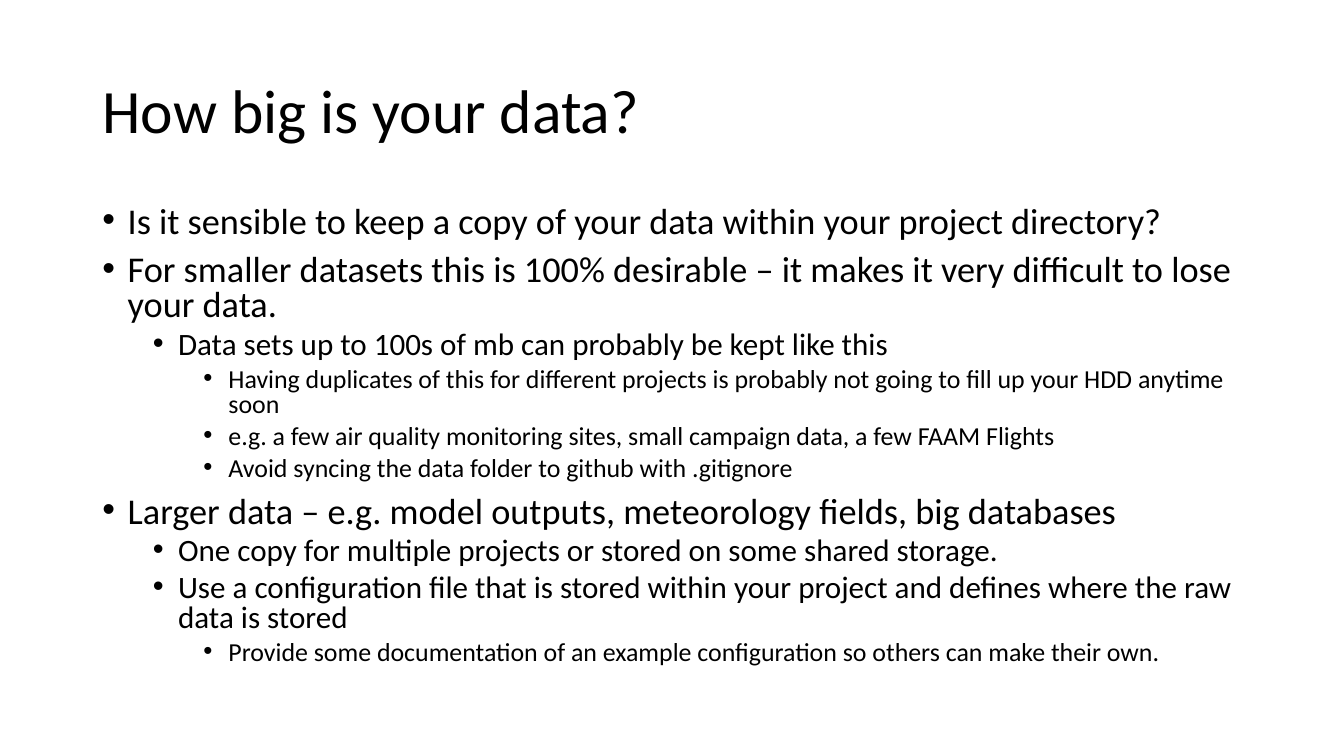
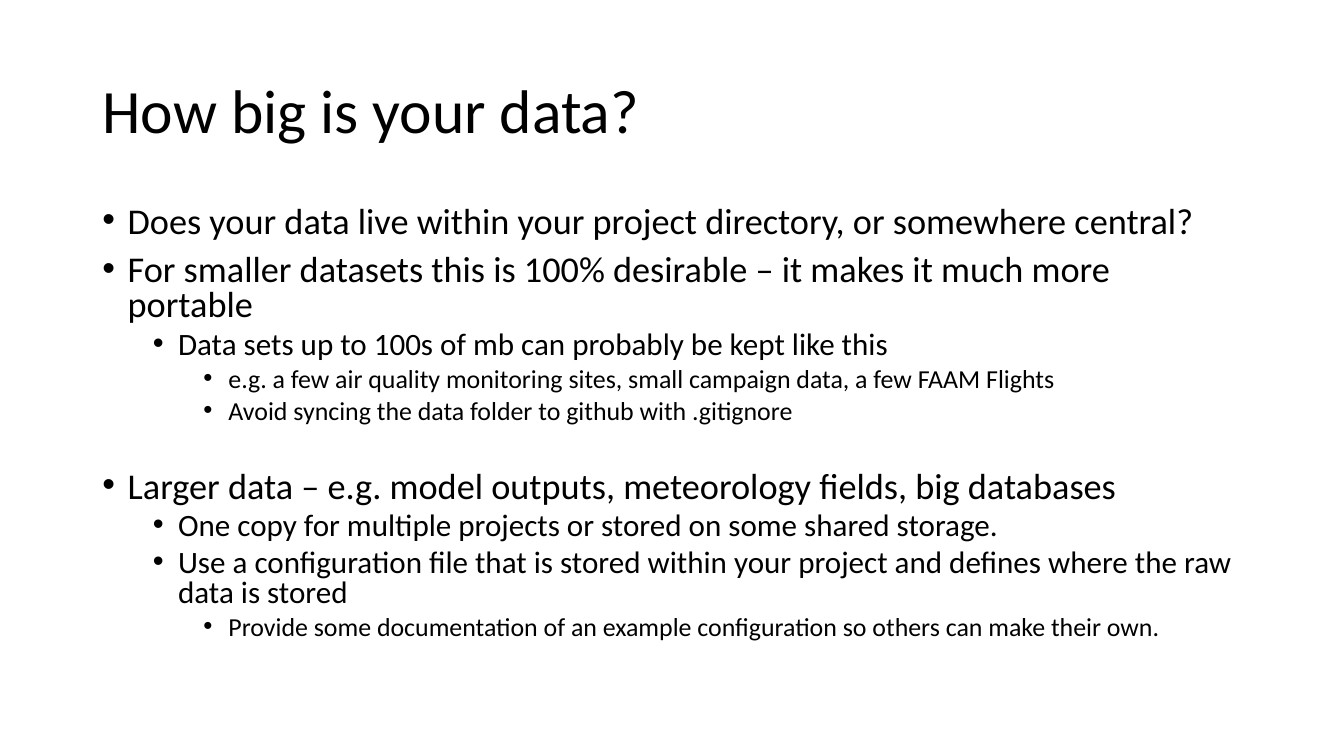
Before and after one commit to lidiaalfanti/r-course, a slide deck: slide 10 of courses/r-intro/docs/Intro to R 2023_day2.pptx. Drawn at 1344x756 pixels with LibreOffice and Linux fonts; fonts in the diff are those of the drawing. Boxes give left, top, right and bottom in pixels: in the first picture for what was removed or moved away, otherwise in the second. Text is boxed around its words. In the diff, an @@ line names an element or a change of style, - is before the commit and + after.

```diff
--- a/courses/r-intro/docs/Intro to R 2023_day2.pptx
+++ b/courses/r-intro/docs/Intro to R 2023_day2.pptx
@@ text at (128,208,1193,323): text changed @@
-• Is it sensible to keep a copy of your data within your project directory?
-• For smaller datasets this is 100% desirable – it makes it very difficult to lose your data.
+• Does your data live within your project directory, or somewhere central?
+• For smaller datasets this is 100% desirable – it makes it much more portable
@@ text at (228,370,1223,413): paragraph removed @@
-    • Having duplicates of this for different projects is probably not going to fill up your HDD anytime soon
```
Also in this commit, not shown: 5 other slides changed, 1 slide added.
